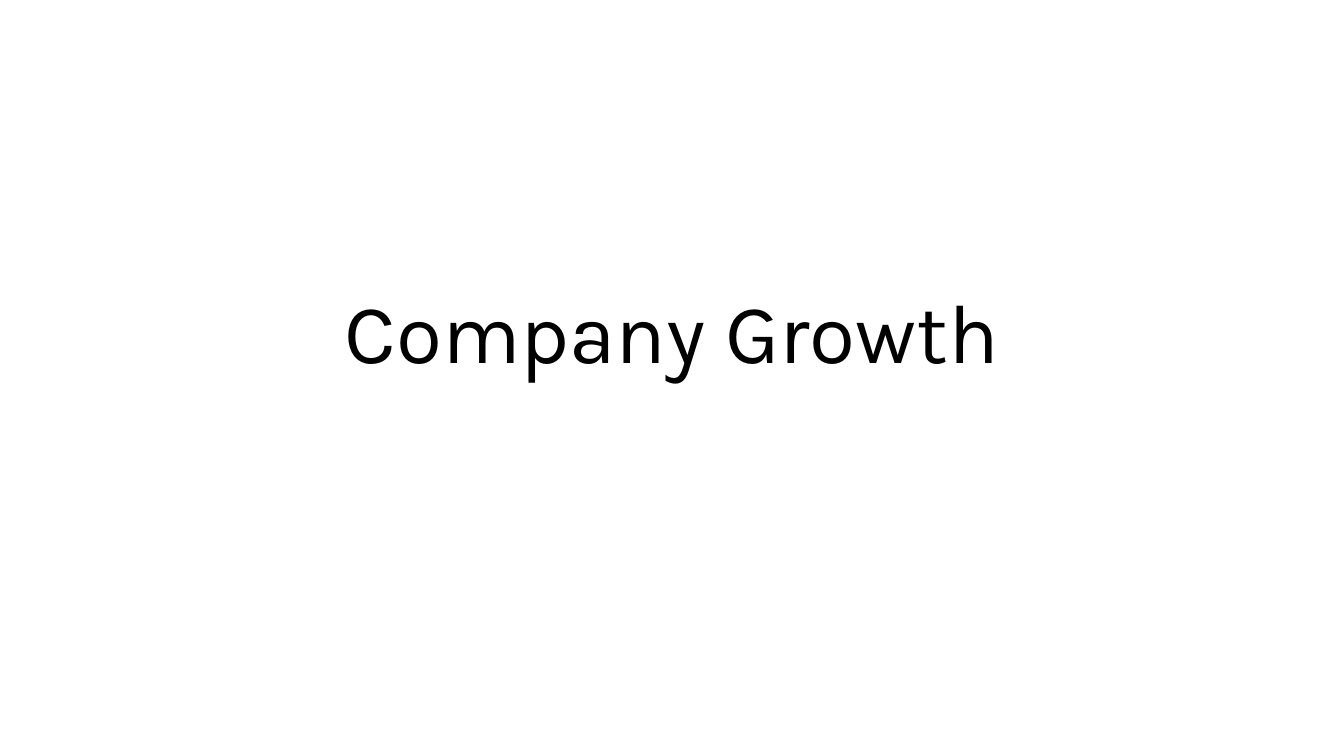
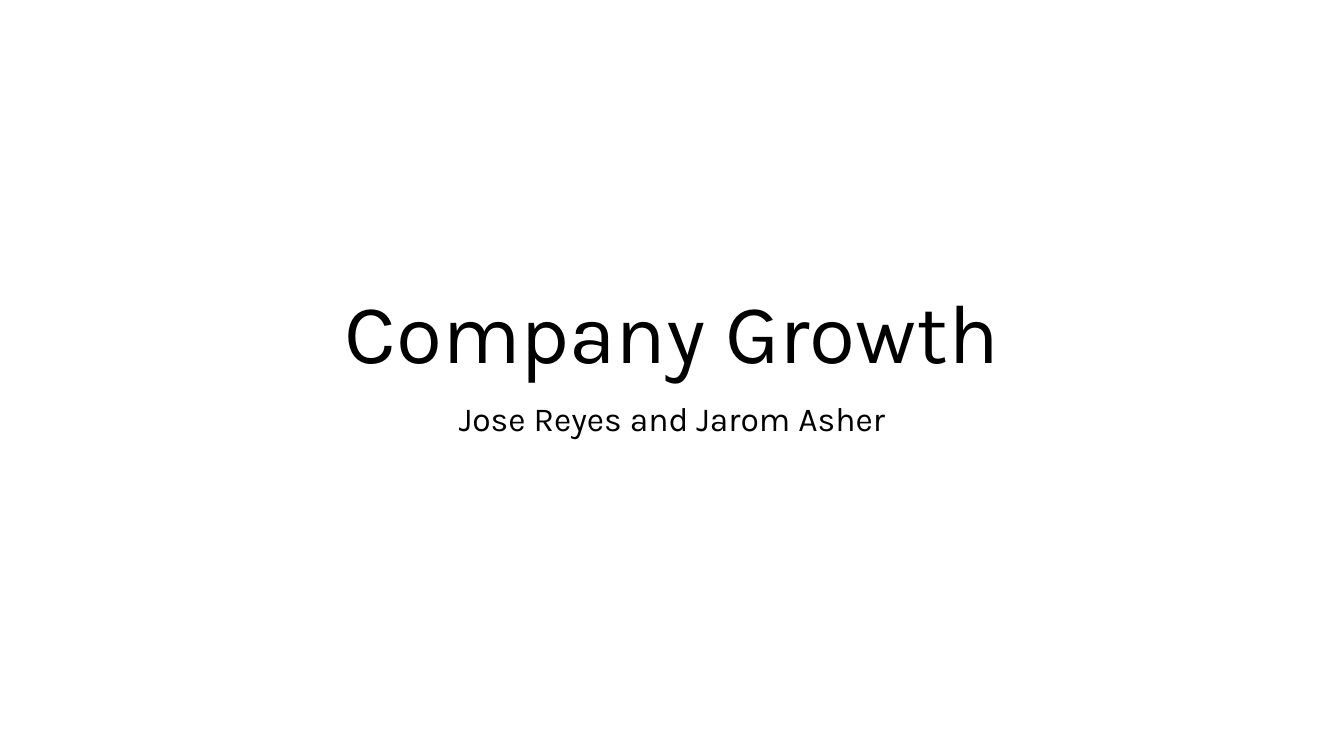
Before and after one commit to jerhomie2/CompanyGrowth, a slide deck: slide 1 of Company Growth.pptx. Drawn at 1344x756 pixels with LibreOffice and Linux fonts; fonts in the diff are those of the drawing. Boxes give left, top, right and bottom in pixels: in the first picture for what was removed or moved away, otherwise in the second. Text is boxed around its words. In the diff, an @@ line names an element or a change of style, - is before the commit and + after.

Commit message:
all done

```diff
--- a/Company Growth.pptx
+++ b/Company Growth.pptx
@@ subtitle added at (459, 408, 885, 440), 24 pt, text #000000 @@
+Jose Reyes and Jarom Asher
```
Also in this commit, not shown: 9 slides added.
